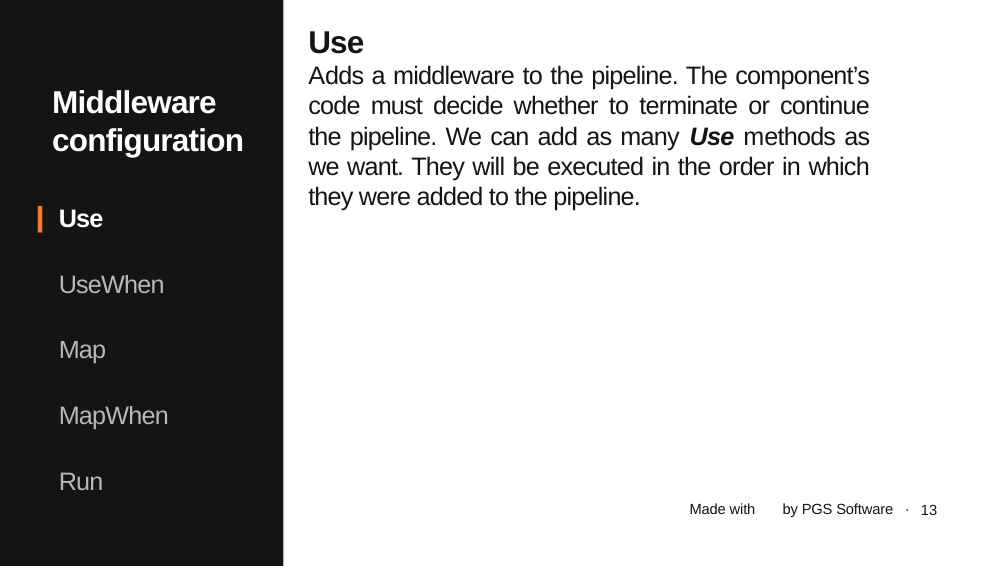
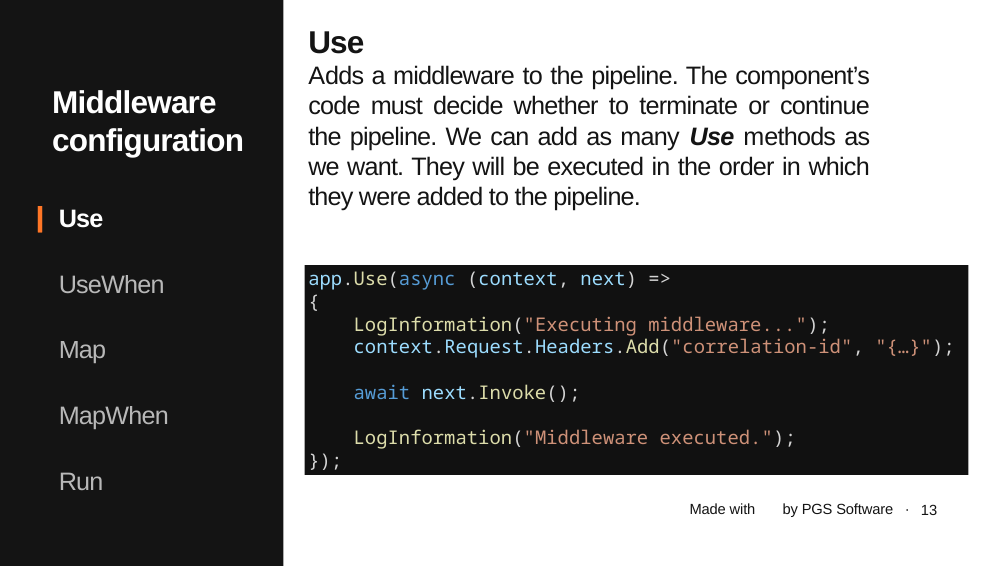
Before and after one commit to januszmarcinik/.NET-getting-started, a slide deck: slide 13 of PGS SharpDev.pptx. Drawn at 1008x566 pixels with LibreOffice and Linux fonts; fonts in the diff are those of the drawing; background and template pictures are left out. Boxes give left, top, right and bottom in pixels: in the first picture for what was removed or moved away, otherwise in the second. Text is boxed around its words. In the diff, an @@ line names an element or a change of style, - is before the commit and + after.

Commit message:
Middleware options - examples

```diff
--- a/PGS SharpDev.pptx
+++ b/PGS SharpDev.pptx
@@ rectangle added at bbox=[305, 265, 969, 475], fill #111111, 36 pt, text #CE9178 @@
+app.Use(async (context, next) =>
+{
+LogInformation("Executing middleware...");
+context.Request.Headers.Add("correlation-id", "{…}");
+await next.Invoke();
+LogInformation("Middleware executed.");
+});
```
Also in this commit, not shown: 4 other slides changed, 1 slide added, 11 other files.
